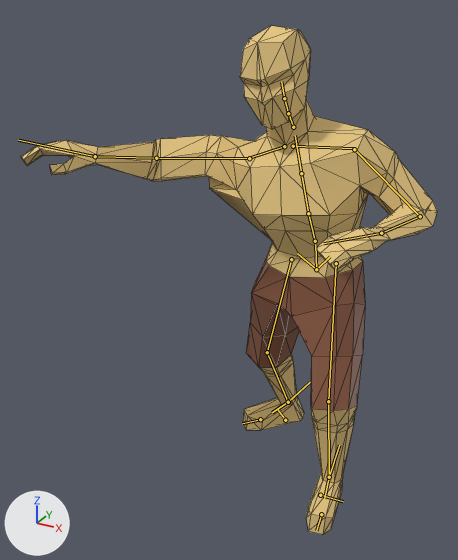
Two versions of the glTF model assets/meshes/player/Player.glb, one commit apart.
Camera for both pictures: a camera (50 mm lens) standing at (0.776, -2.152, 1.786) and looking at (-0.261, -0.266, 0.843). Every picture has the same lights, and +X, +Y and +Z are marked at lower left. The picture after the commit comes second. Both versions are drawn at frame 6 of the action 'attack_axe_light_2'; the numbers are the values there. The bones that change, and the others that lie on the model, are drawn over the model as lines. Mesh edges are drawn as thin lines.

In view in the first picture: 'Player'.
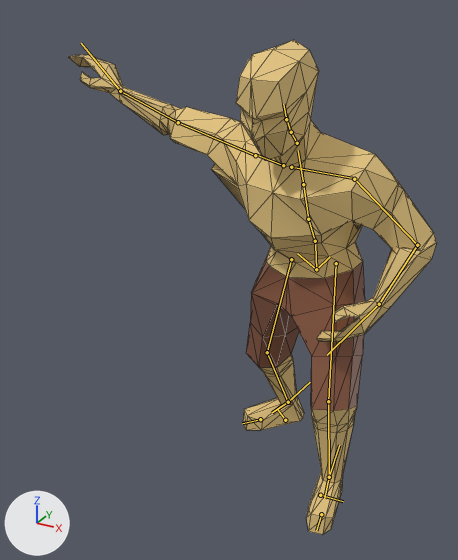
The edits, one by one:
Bone 'spine.001' (bone_spine_001) turns from (6, -7, 9) to (24, -20, -3) degrees about its own x, y and z.
Bone 'forearm.L' (bone_forearm_l) turns from (98, 1, -18) to (69, -7, -24) degrees about its own x, y and z.
Bone 'hand.L' (bone_hand_l) turns from (0, 58, 0) to (-24, -23, -2) degrees about its own x, y and z.
Bone 'upper_arm.R' (bone_upper_arm_r) turns from (39, 4, -88) to (15, 15, -82) degrees about its own x, y and z.
Bone 'forearm.R' (bone_forearm_r) turns from (6, -24, -27) to (-68, 72, -84) degrees about its own x, y and z.
Bone 'hand.R' (bone_hand_r) turns from (-46, 51, -36) to (0, -48, -32) degrees about its own x, y and z.

Changed parts and their boxes [x1, y1, x2, y2] in the pictures (458 x 560 px):
'Player', posed (12% narrower): before [21, 25, 437, 535]; after [69, 40, 437, 535]
bone 'spine.001', root to tip: before (315, 241) to (308, 213); after (315, 241) to (308, 219)
bone 'forearm.L', root to tip: before (420, 216) to (381, 233); after (417, 245) to (379, 304)
bone 'hand.L', root to tip: before (381, 233) to (324, 243); after (379, 304) to (327, 355)
bone 'upper_arm.R', root to tip: before (249, 158) to (156, 158); after (255, 155) to (178, 122)
bone 'forearm.R', root to tip: before (156, 158) to (95, 156); after (178, 122) to (120, 91)
bone 'hand.R', root to tip: before (95, 156) to (18, 140); after (120, 91) to (81, 43)
